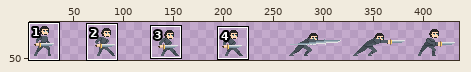
Edited in one commit: sprite sheet (assets/character/sprites/Player Sword Stab2 96x48-Sheet.png). Above: a wide view before the commit, with the close-up outlined.
Close-up. Old version:
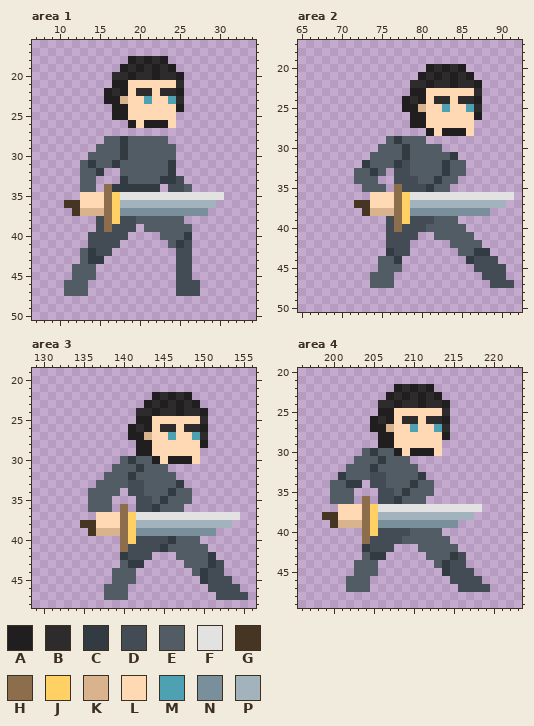
The file is 448x64 pixels. Shown: area 1: x 7..34, y 16..50; area 2: x 65..92, y 17..50; area 3: x 129..156, y 19..48; area 4: x 196..223, y 20..49. The wide view leaves out empty margins. The commit also changed other parts of the picture, which this record leaves out.
Palette (. is transparent): A #201e1e  B #2d2b2b  C #333b42  D #434c54  E #525c65  F #e2e2e2  G #463522  H #8c6e4d  J #ffd164  K #d9b38e  L #ffd9b3  M #4ea1b3  N #798f9c  P #a3b3bd
Pixels before, area 1, first column x 11:
18 ........ABABA.......
19 .......ABABABA......
20 ......BBABBABBA.....
21 ......AALLLLLLB.....
22 .....ABALBBLBBA.....
23 .....AAKLLMLLMB.....
24 ......AALLLLLLA.....
25 ......AALLLLLL......
26 ........ALAAAL......
27 ....................
28 .....EECEEEEE.......
29 ....EEECEEEEEE......
30 ...EEEECEEEEEE......
31 ..ECEECEEEEEEC......
32 ..EEC..EEEEEEC......
33 ..EE...CEEEECCD.....
34 ..EE.HCCCCCC.DDE....
35 ..LLLHJFFFFFFFFFFFFF
36 GGLLLHJPPPPPPPPPPPP.
37 .GKKKHJNNNNNNNNNNN..
38 ....DHJDDEEEEEE.....
39 ....DHDDD.EEEEEE....
40 ...DDDDD....EEEC....
41 ...DDDD......ECD....
42 ..ECDD........DD....
43 ..ECC.........DD....
44 .EEE..........DD....
45 .EEE..........DD....
46 EEE...........DDD...
47 EEE...........DDD...
Pixels before, area 2, first column x 72:
20 .........ABABA......
21 ........ABABABA.....
22 .......BBABBABBA....
23 .......AALLLLLLB....
24 ......ABALBBLBBA....
25 ......AAKLLMLLMB....
26 .......AALLLLLLA....
27 .......AALLLLLL.....
28 .........ALAAAL.....
29 ....ECEEE...........
30 ...EEECEEEE.........
31 ..EEEECEEEEEC.......
32 .CEEECDEEEECEE......
33 EECE.DDEEEECEE......
34 EEE..DDDEECEE.......
35 .EEE.HDDDCEE........
36 ..LLLHJFFFFFFFFFFFFF
37 GGLLLHJPPPPPPPPPPPP.
38 .GKKKHJNNNNNNNNNN...
39 ....DHJDDDEEE.......
40 ....DHDDDEEEEE......
41 ....DDDD..EEEEE.....
42 ....DDD.....EEEE....
43 ....CDD......EECC...
44 ...EEC........CDDD..
45 ...EEE.........DDDD.
46 ..EEE...........DDD.
47 ..EEE............DDD
Pixels before, area 3, first column x 135:
22 .........ABABA.......
23 ........ABABABA......
24 .......BBABBABBA.....
25 .......AALLLLLLB.....
26 ......ABALBBLBBA.....
27 ......AAKLLMLLMB.....
28 .......AALLLLLLA.....
29 .......AALLLLLL......
30 .....ECEEALAAAL......
31 ....EEECEEE..........
32 ...EEECEEEEE.........
33 ..EEEEDDEEEEC........
34 .EEEE.DDEEECEE.......
35 .EEE...DDECEEE.......
36 .EEE.H.DDCEEE........
37 ..LLLHJFFFFFFFFFFFFF.
38 GGLLLHJPPPPPPPPPPPP..
39 .GKKKHJNNNNNNNNNN....
40 .....HJDDDDCEEE......
41 .....HDDDDCEEEEE.....
42 .....CDDD...EEEEC....
43 .....ECC.....EEECD...
44 ....EEE.......ECDD...
45 ....EEE........CDDD..
46 ...EEE..........DDDD.
47 ...EEE...........DDDD
Pixels before, area 4, first column x 199:
22 .........ABABA.......
23 ........ABABABA......
24 .......BBABBABBA.....
25 .......AALLLLLLB.....
26 ......ABALBBLBBA.....
27 ......AAKLLMLLMB.....
28 .......AALLLLLLA.....
29 .......AALLLLLL......
30 .....ECEEALAAAL......
31 ....EEECEEE..........
32 ...EEECEEEEE.........
33 ..CEEEDDEEEEC........
34 .EECC.DDEEECEE.......
35 .EEE...DDECEEE.......
36 .EEE.H.DDCEEE........
37 ..LLLHJFFFFFFFFFFFFF.
38 GGLLLHJPPPPPPPPPPPP..
39 .GKKKHJNNNNNNNNNN....
40 .....HJDDDDEEEE......
41 .....HDDDDEEEEEE.....
42 .....CDDD...EEEEE....
43 .....ECC.....EEECD...
44 ....EEE.......ECDD...
45 ....EEE........CDDD..
46 ...EEE..........DDDD.
47 ...EEE...........DDDD
Once edited:
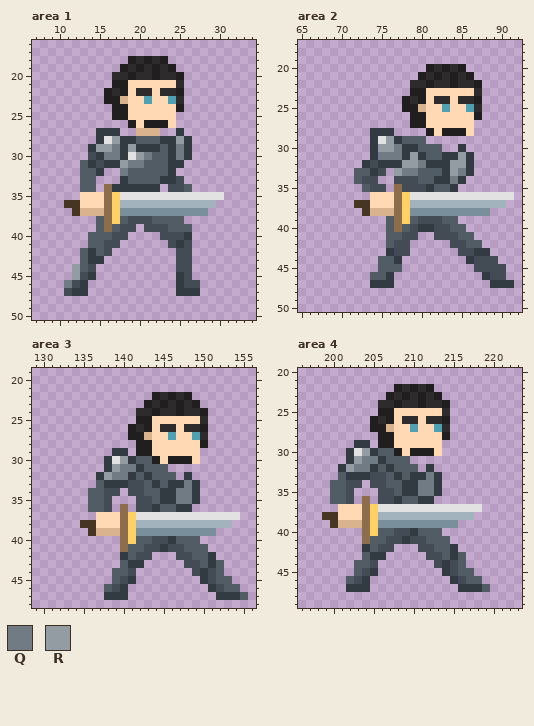
Colours new in this view: Q #717b84  R #949ca3
What changed:
Changed rows in their new state; - is an unchanged pixel.
Area 1:
first column x 14:
27 -CCC--KKK--C-
28 -CFR-C---CCRC
29 CRRQ-RCCC-CQC
30 DCQQ-FRQ--CQC
31 -DC-RQQ----C-
32 ----Q--------
first column x 11:
38 ----E--E-DD------
39 ----E-E---DDD----
40 ---EEE------DDD--
41 ---EE--------D---
42 ----E------------
44 -R-D-------------
45 -RDC----------C--
46 QDC-----------C--
47 DCC-----------CCC
Area 2:
first column x 73:
28 -CCC----------
29 -CFR----------
30 -CRRQ-C-----C-
31 -CQQQ-RC--C-RC
32 -DCC-RRQCC-RRC
33 --D-RQQ----RQC
34 DD--------CQC-
35 -DD--------C--
first column x 74:
39 --E--E--D---------
40 --E-E-CCDD--------
41 --EE----DDD-------
42 --E-------DD------
43 -----------DD-----
46 --C-----------C---
47 CCC------------CCC
Area 3:
first column x 137:
29 --CC---------
30 -CFR---------
31 -CRQQ--------
32 CRQQ--C----C-
33 -CCC---C-C-QC
34 -DD-----C-QQC
35 -D-------CQQC
36 -D--------CC-
first column x 138:
40 ----EE------------
41 ---EE---DD--------
42 ---E-----DD-------
43 ----------DD--E---
44 ---D-------D--E---
45 --DC----------EE--
46 -DC----------C-EE-
47 CCC-----------CCCE
Area 4:
first column x 201:
29 --CC---------
30 -CFR---------
31 -CRQQ--------
32 CRQQ--C----C-
33 ECCC---C-C-QC
34 -DD-----C-QQC
35 -D-------CQQC
36 -D--------CC-
first column x 202:
40 ----EE--C---------
41 ---EE--CDD--------
42 ---E-----DD--C----
43 ----------DD--E---
44 ---D-------D--E---
45 --DC----------EE--
46 -DC----------C-EE-
47 CCC-----------CCCE
